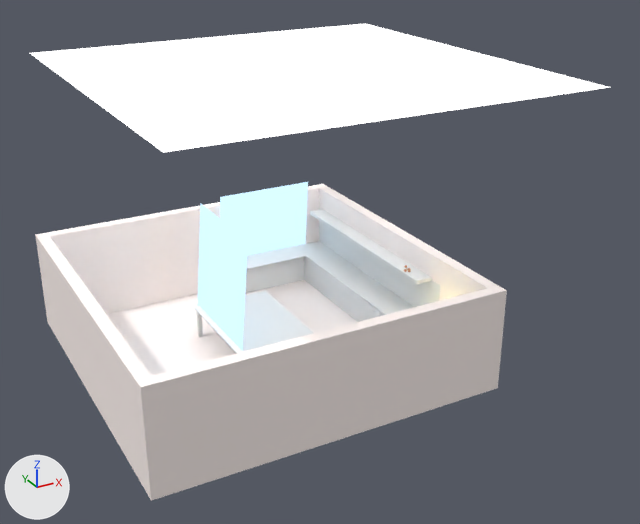
One commit to the Blender file 04-Shots/mb-shot6.blend: the scene before it, then after it.
Camera for both pictures: a 50 mm lens placed at (-38.0, -85.7, 52.3), pointed at (5.6, -6.2, 12.6). Lighting does not change. The marker at lower left points along +X, +Y and +Z.

The older version as bpy lines, for what is in view:
```python
mat_material_001 = emission_material('Material.001')
mat_material_001.base_color = (0.8, 0.8, 0.8)  # white #e7e7e7
mat_material_001.strength = 2.0
me_plane = bpy.data.meshes.new('Plane')
me_plane.from_pydata([(-1.0, -1.0, 0.0), (1.0, -1.0, 0.0), (-1.0, 1.0, 0.0), (1.0, 1.0, 0.0)], [], [(0, 1, 3, 2)])
me_plane.materials.append(mat_material_001)  # white #e7e7e7
me_plane_010 = bpy.data.meshes.new('Plane.010')
me_plane_010.from_pydata(...)  # 16 vertices, 13 faces; spans x -1.0..1.0, y -1.0..1.0, z 0.0..0.6
me_plane_010.materials.append(mat_material_019)  # white #fdf3ef
ob_plane = bpy.data.objects.new('Plane', me_plane)
ob_plane.location = (4.3, -3.2, 33.7)
ob_plane.scale = (22.3, 22.3, 22.3)
ob_plane_008 = bpy.data.objects.new('Plane.008', me_plane_010)
ob_plane_008.location = (0.0, -1.003, 0.0)
ob_plane_008.scale = (20.0, 20.0, 20.0)
ob_szene1_001 = bpy.data.objects.new('szene1.001', None)
ob_szene1_001.location = (0.0, 0.0, 0.0)
ob_szene1_001.show_instancer_for_render = False
ob_szene1_001.instance_type = 'COLLECTION'
ob_szene1_001.instance_collection = col_szene1_001
```
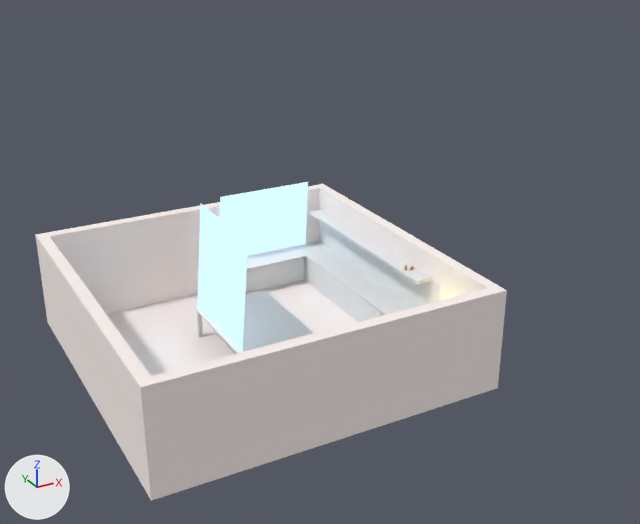
Where the change shows, as pixel boxes [x1, y1, x2, y2] in the pictures (640 x 524 px):
'szene1.001', moved, rescaled: [35, 182, 507, 501] in both
'Plane', no longer drawn: before [30, 23, 611, 153]
part 1 of me_plane, built on: before [30, 23, 611, 153]; after [35, 184, 500, 389]

The edits, one by one:
Material 'Material.001' (mat_material_001) changes colour from white #e7e7e7 to blue #c4e8ff; in linear values from (0.8, 0.8, 0.8) to (0.55, 0.804, 1.0).
In material 'Material.001' (mat_material_001), strength goes from 2.0 to 1.3.
me_plane is used by ob_plane; location (4.3, -3.2, 33.7); scale (22.3, 22.3, 22.3).
me_plane had 4 vertices, 1 face and spanned x -1.0..1.0, y -1.0..1.0, z 0.0.
me_plane no longer uses material mat_material_001 (white #e7e7e7).
me_plane now has 16 vertices, 13 faces and spans x -1.0..1.0, y -1.0..1.0, z 0.0..0.6.
Part 1, on me_plane:
1 face is deleted.
12 vertices are added at x -1.0..1.0, y -1.0..1.0, z 0.0..0.6.
13 new faces join them.
me_plane now uses material mat_material_019 (white #fdf3ef).
me_plane_009 has 4 vertices, 1 face and spans x -1.0..1.0, y -1.0..1.0, z 0.0.
me_plane_009 no longer uses material mat_material_003 (blue #c4e8ff).
me_plane_009 now uses material mat_material_001 (blue #c4e8ff).
me_plane_003 has 4 vertices, 1 face and spans x -1.0..1.0, y -1.0..1.0, z 0.0.
me_plane_003 no longer uses material mat_material_003 (blue #c4e8ff).
me_plane_003 now uses material mat_material_001 (blue #c4e8ff).
me_plane_007 has 4 vertices, 1 face and spans x -1.0..1.0, y -1.0..1.0, z 0.0.
me_plane_007 no longer uses material mat_material_003 (blue #c4e8ff).
me_plane_007 now uses material mat_material_001 (blue #c4e8ff).
col_szene1_001 (col_szene1_001) loses the line: col_szene1_001.objects.link(ob_plane_008)
col_szene1_001 (col_szene1_001) gains the line: col_szene1_001.objects.link(ob_plane)
Object 'Plane' (ob_plane) moves from (4.3, -3.2, 33.7) to (0.0, -1.0, 0.0).
Object 'Plane' (ob_plane) is rescaled from (22.3, 22.3, 22.3) to (20.0, 20.0, 20.0).
Object 'Plane.008' (ob_plane_008) is deleted.
